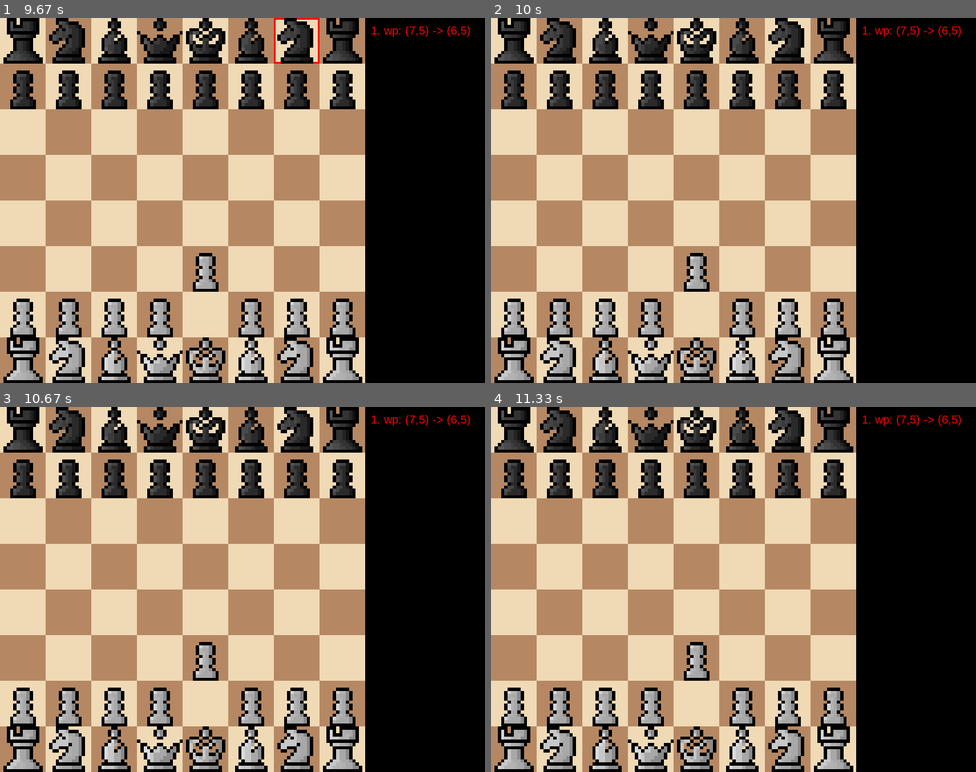
Above: before the commit, frames 1-4 (two rows, left to right).
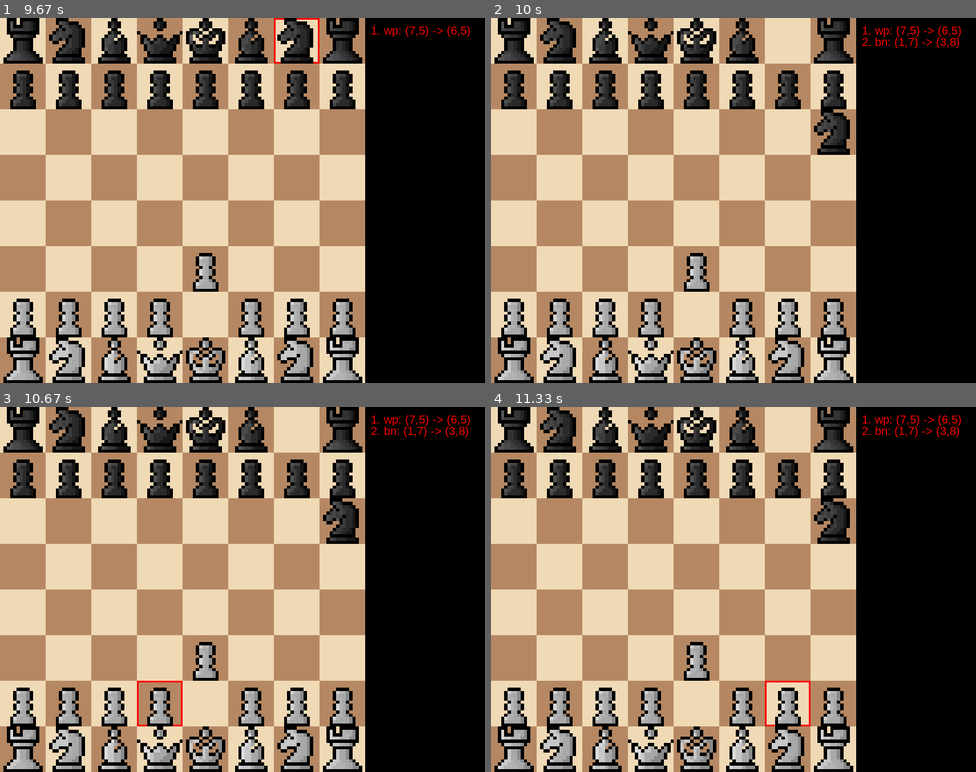
Above: after the commit, the same moments.

Repository: angel0n/chess_pygame
Game: pygame game, started from main.py
The game is run twice, just before and just after one commit, with the same random seed, the same clock (stepped at 60 frames per second) and the same inputs.
Inputs (mouse positions are in pixels of both pictures, inside the frame that each line leads up to):
- Up to frame 1 (9.67 s): click (310, 295) at 0.38 s; click (111, 123) at 0.72 s; click (111, 302) at 1.05 s; click (150, 299) at 1.38 s; click (266, 182) at 1.72 s; click (324, 320) at 4.45 s; click (208, 302) at 4.78 s; click (194, 258) at 5.15 s; move the mouse to (184, 87) at 6.63 s; click (184, 87) at 6.68 s; move the mouse to (155, 226) at 6.97 s; click (155, 226) at 7.02 s; move the mouse to (281, 61) at 9.3 s; click (281, 61) at 9.35 s; move the mouse to (358, 120) at 9.63 s
- Up to frame 2 (10 s): click (849, 120) at 9.68 s
- Up to frame 3 (10.67 s): click (174, 699) at 10.52 s
- Up to frame 4 (11.33 s): click (549, 520) at 10.85 s; click (796, 709) at 11.18 s

Frame 1 is identical in both runs. In frame 2, 1.5% of the frame differs, in the area x 57-97%, y 0-38%; in frame 3, 1.7%, in the area x 28-97%, y 0-88%; in frame 4, 1.7%.

Commit message:
add moves knights

Diff:
--- a/moves_possibles.py
+++ b/moves_possibles.py
@@ -79,9 +79,42 @@
                break
     return moves
 
+def get_moves_knight(board: list[list[str]], start_row: int, start_col: int):
+    piece = board[start_row][start_col][0]
+    oponent = "w" if piece == "b" else "b"
+    moves = []
+
+    if(start_row - 2 >= 0):
+        if(start_col - 1 >= 0 and (board[start_row - 2][start_col - 1] == "" or board[start_row - 2][start_col - 1][0] == oponent)):
+            moves.append(str(Move(start_row, start_col, start_row - 2, start_col - 1, board)))
+        if(start_col + 1 < 8 and (board[start_row - 2][start_col + 1] == "" or board[start_row - 2][start_col + 1][0] == oponent)):
+            moves.append(str(Move(start_row, start_col, start_row - 2, start_col + 1, board)))
+
+    if(start_row + 2 < 8):
+        if(start_col - 1 >= 0 and (board[start_row + 2][start_col - 1] == "" or board[start_row + 2][start_col - 1][0] == oponent)):
+            moves.append(str(Move(start_row, start_col, start_row + 2, start_col - 1, board)))
+        if(start_col + 1 < 8 and (board[start_row + 2][start_col + 1] == "" or board[start_row + 2][start_col + 1][0] == oponent)):
+            moves.append(str(Move(start_row, start_col, start_row + 2, start_col + 1, board)))
+
+    if(start_col - 2 >= 0):
+        if(start_row - 1 >= 0 and (board[start_row - 1][start_col - 2] == "" or board[start_row - 1][start_col - 2][0] == oponent)):
+            moves.append(str(Move(start_row, start_col, start_row - 1, start_col - 2, board)))
+        if(start_row + 1 < 8 and (board[start_row + 1][start_col - 2] == "" or board[start_row + 1][start_col - 2][0] == oponent)):
+            moves.append(str(Move(start_row, start_col, start_row + 1, start_col - 2, board)))
+
+    if(start_col + 2 < 8):
+        if(start_row - 1 >= 0 and (board[start_row - 1][start_col + 2] == "" or board[start_row - 1][start_col + 2][0] == oponent)):
+            moves.append(str(Move(start_row, start_col, start_row - 1, start_col + 2, board)))
+        if(start_row + 1 < 8 and (board[start_row + 1][start_col + 2] == "" or board[start_row + 1][start_col + 2][0] == oponent)):
+            moves.append(str(Move(start_row, start_col, start_row + 1, start_col + 2, board)))
+
+    return moves
+
 get_moves_possibles_piece = {
     "wp": get_moves_peaw,
     "bp": get_moves_peaw,
     "wr": get_moves_rook,
     "br": get_moves_rook,
+    "bn": get_moves_knight,
+    "wn": get_moves_knight
 }
--- a/state.py
+++ b/state.py
@@ -52,6 +52,6 @@
         self.moves_possibles = []
         for row in range(8):
             for col in range(8):
-                if(self.board[row][col] != "" and (self.board[row][col][1] == "p" or self.board[row][col][1] == "r")):
+                if(self.board[row][col] != "" and (self.board[row][col][1] == "p" or self.board[row][col][1] == "r" or self.board[row][col][1] == "n")):
                     moves = get_moves_possibles_piece[self.board[row][col]](self.board, row, col)
                     self.moves_possibles.extend(moves)
